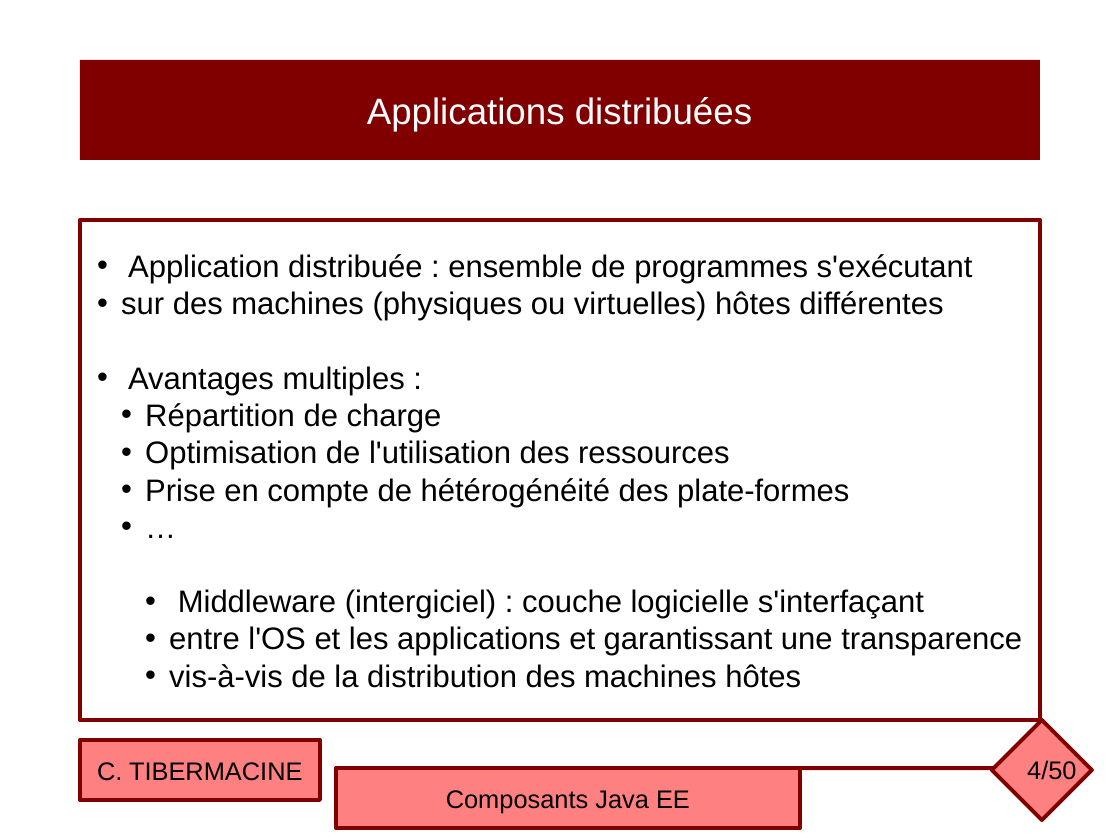
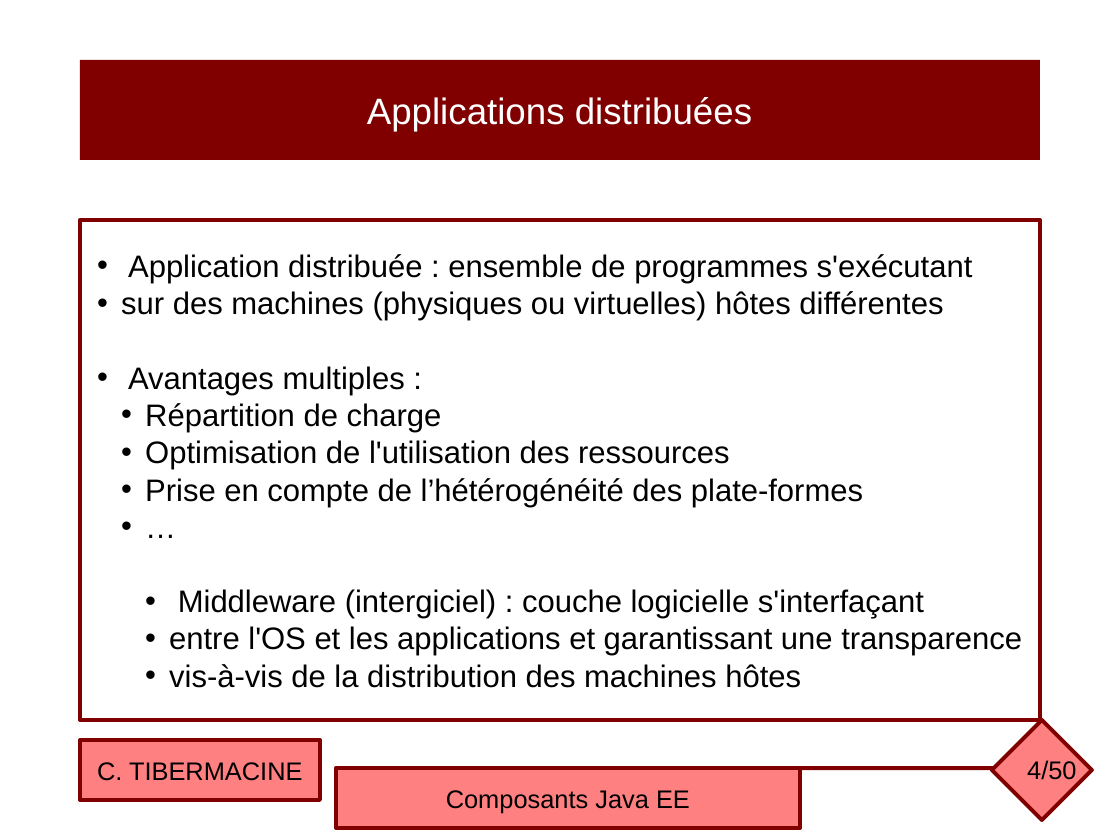
Before and after one commit to ctiber/composants, a slide deck: slide 4 of cours/cours1.odp. Drawn at 1120x840 pixels with LibreOffice and Linux fonts; fonts in the diff are those of the drawing. Boxes give left, top, right and bottom in pixels: in the first picture for what was removed or moved away, otherwise in the second. Text is boxed around its words. In the diff, an @@ line names an element or a change of style, - is before the commit and + after.

```diff
--- a/cours/cours1.odp
+++ b/cours/cours1.odp
@@ text in rectangle at [145,478,863,507]: text changed @@
-  • Prise en compte de hétérogénéité des plate-formes
+  • Prise en compte de l’hétérogénéité des plate-formes
```
Also in this commit, not shown: 7 other slides changed, 1 other file.
